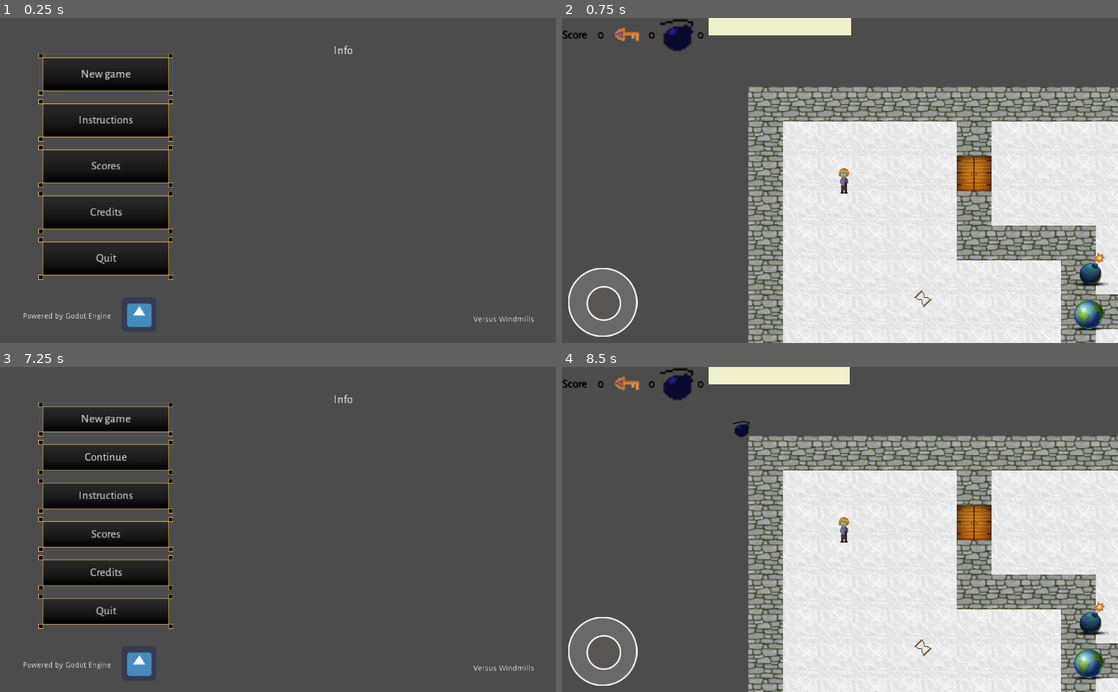
Above: before the commit, frames 1-4 (two rows, left to right).
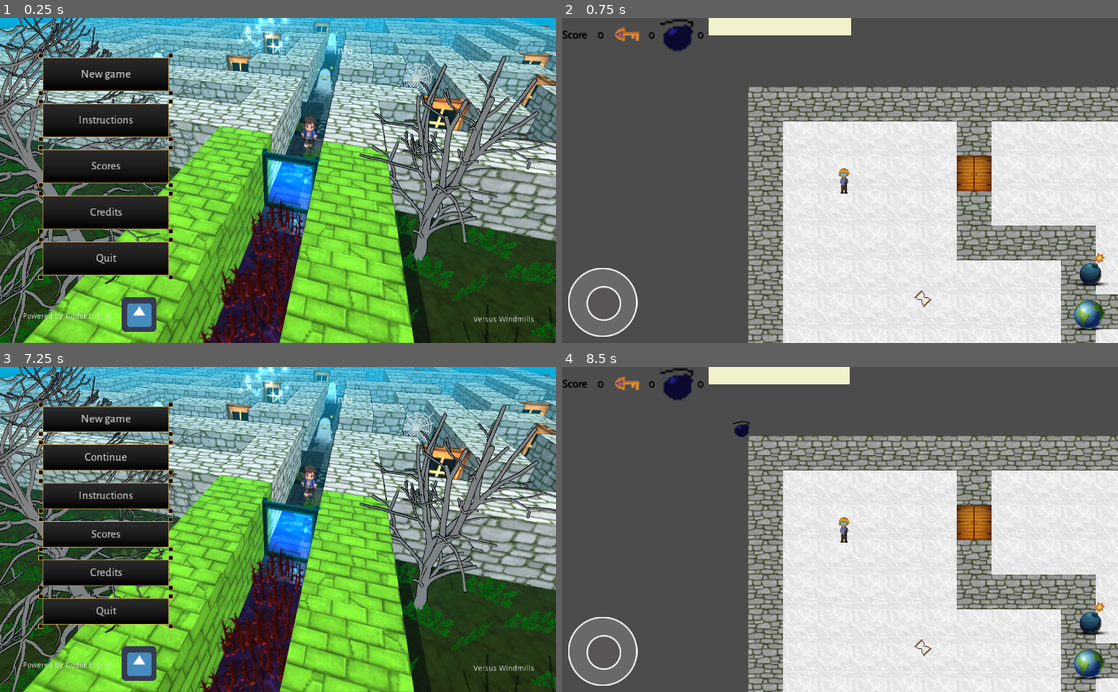
Above: after the commit, the same moments.

Repository: rogerdv/labyrinth
Game: Godot game, scene res://Scenes/main_menu.tscn
The game is run twice, just before and just after one commit, with the same random seed, the same clock (stepped at 60 frames per second) and the same inputs. The engine's default icon, where the game draws it, is replaced by a stand-in: a white triangle on a blue panel in a dark square.
Inputs (mouse positions are in pixels of both pictures, inside the frame that each line leads up to):
- Up to frame 1 (0.25 s): no input
- Up to frame 2 (0.75 s): click "New game" at 0.5 s
- Up to frame 3 (7.25 s): click (528, 617) at 1.25 s; click (528, 662) at 2 s; tap Enter at 2.75, 6.5 s; move the mouse to (400, 513) at 2.77 s; hold Right (ui_right) 2.78-3.5 s; tap M at 2.85, 4.35, 6.6 s; click (400, 513) at 2.92 s; tap Space at 3.02, 4.25, 6.77 s; drag from (166, 545) to (55, 425) at 3.52 s; move the mouse to (333, 458) at 4.27 s; hold Right (ui_right) 4.28-5 s; drag from (250, 594) to (55, 425) at 5.02 s; click "Iceland" at 5.75 s; move the mouse to (444, 578) at 6.52 s; hold Left (ui_left) from 6.53 s (still down); tap Escape at 7.15 s
- Up to frame 4 (8.5 s): release Left (ui_left) at 7.25 s; click "New game" at 7.25 s; tap Space at 8 s; drag from (673, 480) to (923, 646) at 8.02 s

The runs differ from the first frame. In frame 1, 85% of the frame differs, in the area x 0-100%, y 0-100%; in frame 2, nothing differs; in frame 3, 85%; in frame 4, nothing differs.

Commit message:
Added background image

Diff:
--- a/Scenes/main_menu.tscn
+++ b/Scenes/main_menu.tscn
@@ -8,6 +8,7 @@
 [ext_resource path="res://icon.png" type="Texture" id=6]
 [ext_resource path="res://Scripts/UI/focus_control.gd" type="Script" id=7]
 [ext_resource path="res://Scripts/UI/CheckSave.gd" type="Script" id=8]
+[ext_resource path="res://Images/menu pic.png" type="Texture" id=9]
 
 [node name="Control" type="Control"]
 anchor_right = 1.0
@@ -15,6 +16,17 @@
 margin_top = -0.579102
 margin_bottom = -0.579102
 script = ExtResource( 1 )
+__meta__ = {
+"_edit_use_anchors_": false
+}
+
+[node name="TextureRect" type="TextureRect" parent="."]
+anchor_right = 1.0
+anchor_bottom = 1.0
+margin_right = 1.0
+margin_bottom = 1.0
+texture = ExtResource( 9 )
+expand = true
 __meta__ = {
 "_edit_use_anchors_": false
 }
@@ -48,7 +60,7 @@
 [node name="continue" type="Button" parent="VBoxContainer"]
 margin_top = 70.0
 margin_right = 248.0
-margin_bottom = 133.0
+margin_bottom = 134.0
 focus_neighbour_top = NodePath("../newgame")
 focus_neighbour_bottom = NodePath("../instructions")
 size_flags_vertical = 3
@@ -60,9 +72,9 @@
 script = ExtResource( 8 )
 
 [node name="instructions" type="Button" parent="VBoxContainer"]
-margin_top = 140.0
+margin_top = 141.0
 margin_right = 248.0
-margin_bottom = 203.0
+margin_bottom = 205.0
 focus_neighbour_top = NodePath("../continue")
 focus_neighbour_bottom = NodePath("../scores")
 size_flags_vertical = 3
@@ -73,9 +85,9 @@
 text = "main_inst"
 
 [node name="scores" type="Button" parent="VBoxContainer"]
-margin_top = 210.0
+margin_top = 212.0
 margin_right = 248.0
-margin_bottom = 273.0
+margin_bottom = 276.0
 focus_neighbour_top = NodePath("../instructions")
 focus_neighbour_bottom = NodePath("../credits")
 size_flags_vertical = 3
@@ -86,9 +98,9 @@
 text = "main_score"
 
 [node name="credits" type="Button" parent="VBoxContainer"]
-margin_top = 280.0
+margin_top = 283.0
 margin_right = 248.0
-margin_bottom = 343.0
+margin_bottom = 347.0
 focus_neighbour_top = NodePath("../scores")
 focus_neighbour_bottom = NodePath("../quit")
 size_flags_vertical = 3
@@ -99,7 +111,7 @@
 text = "main_creds"
 
 [node name="quit" type="Button" parent="VBoxContainer"]
-margin_top = 350.0
+margin_top = 354.0
 margin_right = 248.0
 margin_bottom = 418.0
 focus_neighbour_top = NodePath("../credits")
Not shown: 1 places in Scenes/main_menu.tscn that only renumber resources
